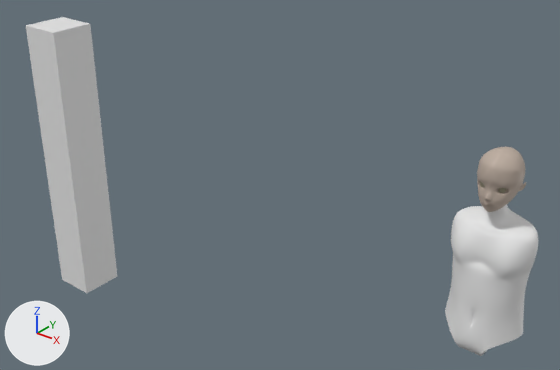
Renders of the Blender file 테스트용 3D모델/블렌더 파일/char.blend from each side of a commit.
Camera for both pictures: a 50 mm lens placed at (0.976, -2.511, 1.867), pointed at (-1.188, 0.193, 0.191). The lights are fixed; the arrows at lower left show +X, +Y and +Z.

The first picture shows 'Cylinder', 'Face.001', '키(162.3cm)'.
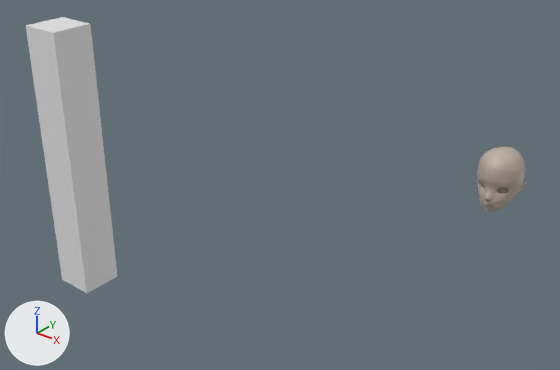
Patch to the scene script:
```diff
--- a/테스트용 3D모델/블렌더 파일/char.blend.py
+++ b/테스트용 3D모델/블렌더 파일/char.blend.py
@@ ob_cylinder @@
 _m = ob_cylinder.modifiers.new('Subdivision', 'SUBSURF')
+ob_cylinder.hide_set(True)
```

Where the change shows, as pixel boxes [x1, y1, x2, y2] in the pictures (560 x 370 px):
'Cylinder', hidden: before [445, 204, 538, 356]
